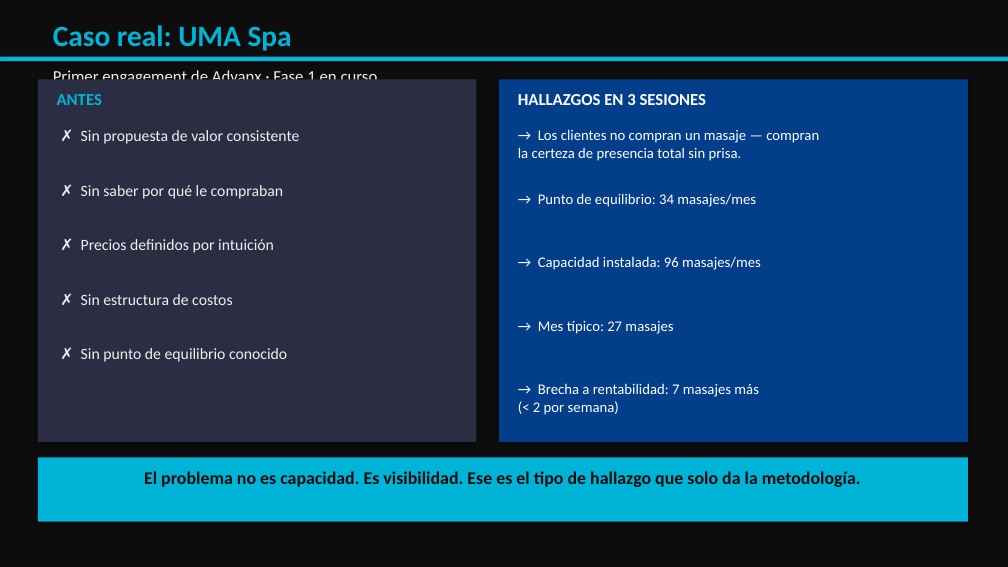
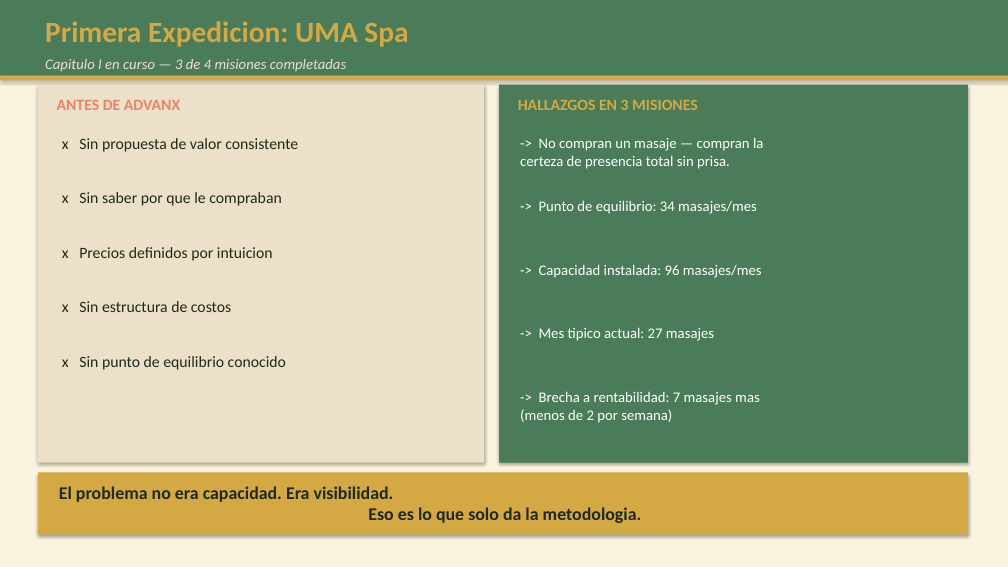
Before and after one commit to diegoomarpf-jpg/miRepo, a slide deck: slide 10 of Advanx — Presentación para Socia.pptx. Drawn at 1008x567 pixels with LibreOffice and Linux fonts; fonts in the diff are those of the drawing. Boxes give left, top, right and bottom in pixels: in the first picture for what was removed or moved away, otherwise in the second. Text is boxed around its words. In the diff, an @@ line names an element or a change of style, - is before the commit and + after.

```diff
--- a/Advanx — Presentación para Socia.pptx
+++ b/Advanx — Presentación para Socia.pptx
@@ rectangle at (x1=0, y1=0, x2=1008, y2=567): fill #0D0D0D to #FAF3E0 @@
@@ rectangle added at (x1=0, y1=0, x2=1008, y2=76), fill #4A7C59 @@
@@ text at (x1=45, y1=21, x2=408, y2=47): text changed; text colour #00B4D8 to #D4A843 @@
-Caso real: UMA Spa
+Primera Expedicion: UMA Spa
@@ text at (x1=45, y1=59, x2=346, y2=72): text changed; size 16 to 14 pt; text colour #EFEFEF to #EDE0C8; italic on @@
-Primer engagement de Advanx · Fase 1 en curso
+Capitulo I en curso — 3 de 4 misiones completadas
@@ rectangle at (x1=0, y1=76, x2=1008, y2=80): fill #00B4D8 to #D4A843 @@
@@ rectangle moved from (x1=0, y1=57, x2=1008, y2=61) to (x1=0, y1=76, x2=1008, y2=80) @@
@@ rectangle resized from (x1=38, y1=79, x2=476, y2=442) to (x1=38, y1=85, x2=484, y2=463) @@
@@ rectangle at (x1=38, y1=85, x2=484, y2=463): fill #2B2D42 to #EDE0C8 @@
@@ rectangle resized from (x1=499, y1=79, x2=968, y2=442) to (x1=499, y1=85, x2=968, y2=463) @@
@@ rectangle at (x1=499, y1=85, x2=968, y2=463): fill #023E8A to #4A7C59 @@
@@ text at (x1=57, y1=100, x2=180, y2=110): text changed; size 16 to 15 pt; text colour #00B4D8 to #E8836A @@
-ANTES
+ANTES DE ADVANX
@@ text at (x1=518, y1=99, x2=698, y2=110): text changed; size 16 to 15 pt; text colour #FFFFFF to #D4A843 @@
-HALLAZGOS EN 3 SESIONES
+HALLAZGOS EN 3 MISIONES
@@ text at (x1=62, y1=138, x2=298, y2=152): text changed; text colour #EFEFEF to #1E2A1A @@
-✗ Sin propuesta de valor consistente
+x Sin propuesta de valor consistente
@@ text at (x1=520, y1=138, x2=763, y2=169): text changed @@
-→ Los clientes no compran un masaje — compran
-la certeza de presencia total sin prisa.
+-> No compran un masaje — compran la
+certeza de presencia total sin prisa.
@@ text at (x1=62, y1=192, x2=281, y2=206): text changed; text colour #EFEFEF to #1E2A1A @@
-✗ Sin saber por qué le compraban
+x Sin saber por que le compraban
@@ text at (x1=539, y1=201, x2=757, y2=214): text changed @@
-→ Punto de equilibrio: 34 masajes/mes
+-> Punto de equilibrio: 34 masajes/mes
@@ text at (x1=62, y1=247, x2=273, y2=261): text changed; text colour #EFEFEF to #1E2A1A @@
-✗ Precios definidos por intuición
+x Precios definidos por intuicion
@@ text at (x1=539, y1=265, x2=762, y2=278): text changed @@
-→ Capacidad instalada: 96 masajes/mes
+-> Capacidad instalada: 96 masajes/mes
@@ text at (x1=62, y1=301, x2=231, y2=312): text changed; text colour #EFEFEF to #1E2A1A @@
-✗ Sin estructura de costos
+x Sin estructura de costos
@@ text at (x1=539, y1=328, x2=714, y2=341): text changed @@
-→ Mes típico: 27 masajes
+-> Mes tipico actual: 27 masajes
@@ text at (x1=62, y1=356, x2=286, y2=370): text changed; text colour #EFEFEF to #1E2A1A @@
-✗ Sin punto de equilibrio conocido
+x Sin punto de equilibrio conocido
@@ text at (x1=520, y1=392, x2=760, y2=423): text changed @@
-→ Brecha a rentabilidad: 7 masajes más
-(< 2 por semana)
+-> Brecha a rentabilidad: 7 masajes mas
+(menos de 2 por semana)
@@ rectangle moved from (x1=38, y1=457, x2=968, y2=522) to (x1=38, y1=473, x2=968, y2=535) @@
@@ rectangle at (x1=38, y1=473, x2=968, y2=535): fill #00B4D8 to #D4A843 @@
@@ text at (x1=59, y1=486, x2=642, y2=523): text changed; text colour #0D0D0D to #1E2A1A @@
-El problema no es capacidad. Es visibilidad. Ese es el tipo de hallazgo que solo da la metodología.
+El problema no era capacidad. Era visibilidad.
+Eso es lo que solo da la metodologia.
```
Also in this commit, not shown: 12 other slides changed, 1 slide added, 1 slide removed, 5 other files.
